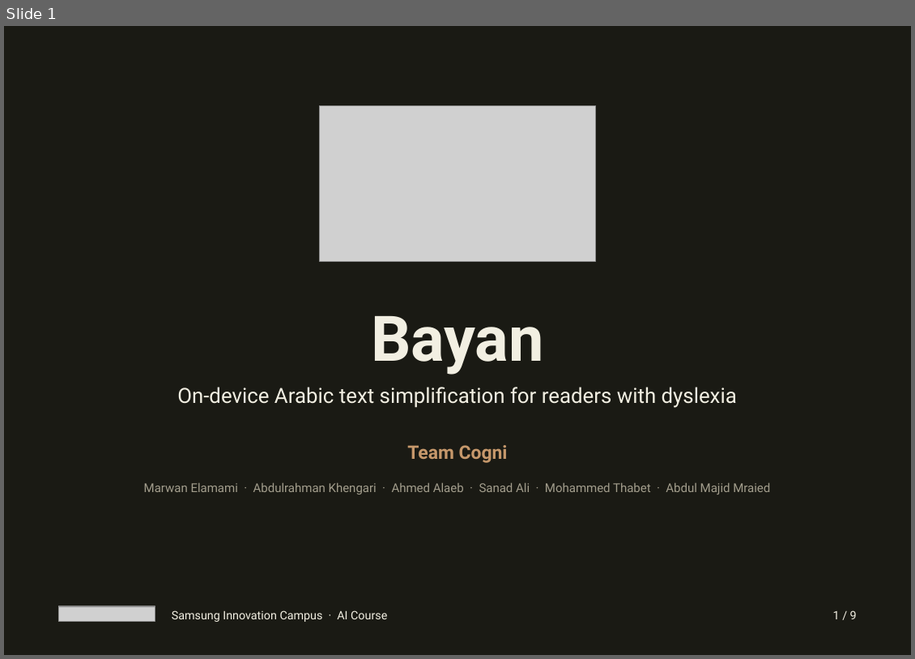
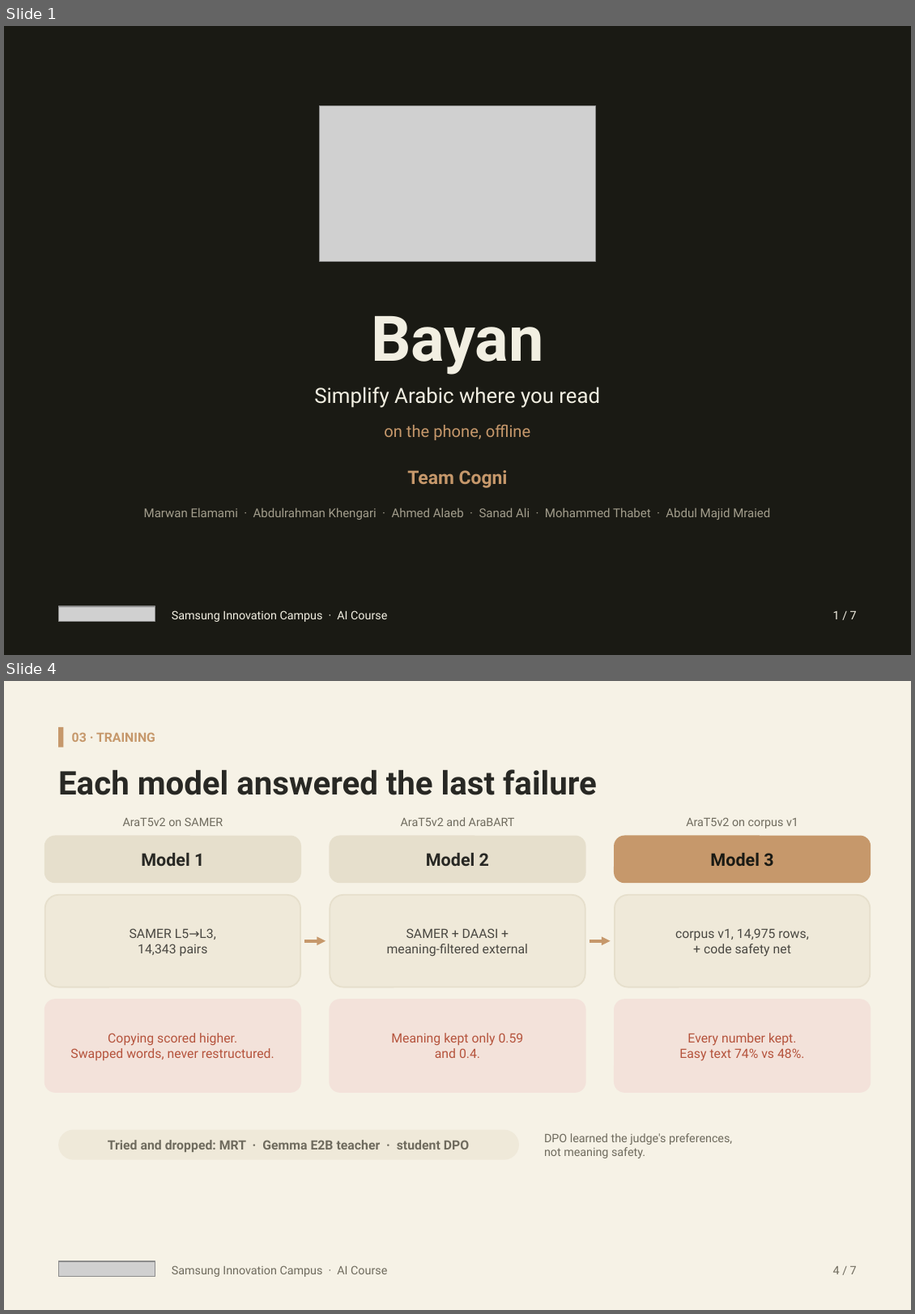
Before and after one commit to Cogni-Libya/Bayan, a slide deck: deliverables/04_presentation/Bayan_Submission.pptx. Shown one above the other, each under a label of ours: slide 1 before the commit, slides 1 and 4 after it; the slides between them are not shown. The pictures are 915x659 and 915x1314 pixels, drawn with LibreOffice and Linux fonts; fonts in the diff are those of the drawing; grey boxes stand for pictures. Boxes give left, top, right and bottom in pixels: in the first picture for what was removed or moved away, otherwise in the second. Text is boxed around its words. In the diff, an @@ line names an element or a change of style, - is before the commit and + after.

Commit message:
Submission deck rebuild + uv-scoped deck toolchain
Rebuild Bayan_Submission.pptx from facts.py-sourced numbers across seven
scenes aligned to the presenting beats, and make both decks regenerable
from scratch with a deliverable-local uv project (pyproject + lock).

```diff
--- a/deliverables/04_presentation/Bayan_Submission.pptx
+++ b/deliverables/04_presentation/Bayan_Submission.pptx
@@ slide 4 added at box(4, 681, 911, 1310), background #FFFFFF @@
@@ rectangle added at box(4, 681, 911, 1310), fill #F6F2E6 @@
@@ rectangle added at box(58, 727, 63, 747), fill #C6986B @@
@@ text added at box(72, 732, 155, 742), 11 pt, text #C6986B, bold @@
+03 · TRAINING
@@ text added at box(58, 769, 597, 795), 28 pt, text #282824, bold @@
+Each model answered the last failure
@@ text added at box(123, 817, 223, 826), 10 pt, text #6F6B5E @@
+AraT5v2 on SAMER
@@ text added at box(401, 817, 515, 826), 10 pt, text #6F6B5E @@
+AraT5v2 and AraBART
@@ text added at box(686, 817, 799, 828), 10 pt, text #6F6B5E @@
+AraT5v2 on corpus v1
@@ rounded rectangle added at box(45, 836, 300, 882), fill #E6DFCC, outline #E6DFCC 1.25 pt, 15 pt, text #282824, bold @@
+Model 1
@@ rounded rectangle added at box(330, 836, 586, 882), fill #E6DFCC, outline #E6DFCC 1.25 pt, 15 pt, text #282824, bold @@
+Model 2
@@ rounded rectangle added at box(615, 836, 870, 882), fill #C6986B, outline #C6986B 1.25 pt, 15 pt, text #1A1A14, bold @@
+Model 3
@@ rounded rectangle added at box(45, 895, 300, 986), fill #EFE9D9, outline #E6DFCC 1.25 pt @@
@@ rounded rectangle added at box(330, 895, 586, 986), fill #EFE9D9, outline #E6DFCC 1.25 pt @@
@@ rounded rectangle added at box(615, 895, 870, 986), fill #EFE9D9, outline #E6DFCC 1.25 pt @@
@@ text added at box(130, 928, 216, 956), 11 pt, text #4A4842 @@
+SAMER L5→L3,
+14,343 pairs
@@ arrow added from (305, 941) to (326, 941), #C6986B 2.5 pt @@
@@ text added at box(387, 928, 528, 956), 11 pt, text #4A4842 @@
+SAMER + DAASI +
+meaning-filtered external
@@ arrow added from (590, 941) to (611, 941), #C6986B 2.5 pt @@
@@ text added at box(675, 928, 808, 956), 11 pt, text #4A4842 @@
+corpus v1, 14,975 rows,
++ code safety net
@@ rounded rectangle added at box(45, 999, 300, 1092), fill #F3E2DA, outline #F3E2DA 1.25 pt @@
@@ rounded rectangle added at box(330, 999, 586, 1092), fill #F3E2DA, outline #F3E2DA 1.25 pt @@
@@ rounded rectangle added at box(615, 999, 870, 1092), fill #F3E2DA, outline #F3E2DA 1.25 pt @@
@@ text added at box(70, 1033, 275, 1060), 11 pt, text #B5533C @@
+Copying scored higher.
+Swapped words, never restructured.
@@ text added at box(391, 1033, 524, 1058), 11 pt, text #B5533C @@
+Meaning kept only 0.59
+and 0.4.
@@ text added at box(680, 1033, 805, 1061), 11 pt, text #B5533C @@
+Every number kept.
+Easy text 74% vs 48%.
@@ rounded rectangle added at box(58, 1129, 519, 1160), fill #EFE9D9, 11 pt, text #6F6B5E, bold @@
+Tried and dropped: MRT · Gemma E2B teacher · student DPO
@@ text added at box(544, 1133, 732, 1158), 10 pt, text #6F6B5E @@
+DPO learned the judge's preferences,
+not meaning safety.
@@ picture added at box(58, 1261, 155, 1276) @@
@@ text added at box(172, 1265, 387, 1276), 10 pt, text #6F6B5E @@
+Samsung Innovation Campus · AI Course
@@ text added at box(833, 1266, 857, 1274), 10 pt, text #6F6B5E @@
+4 / 7
@@ slide 1 changed as well @@
@@ text at box(314, 386, 600, 408): text changed @@
-On-device Arabic text simplification for readers with dyslexia
+Simplify Arabic where you read
@@ text added at box(384, 424, 530, 440), 14 pt, text #C6986B @@
+on the phone, offline
@@ text "Team Cogni": place and size @@
-text "Team Cogni" at box(407, 445, 508, 463)
+text "Team Cogni" at box(407, 470, 508, 488)
@@ text "Marwan Elamami · Abdulrahman Khengari ...": place and size @@
-text "Marwan Elamami · Abdulrahman Khengari ..." at box(144, 483, 770, 494)
+text "Marwan Elamami · Abdulrahman Khengari ..." at box(144, 508, 770, 519)
@@ text at box(833, 610, 857, 619): text changed @@
-1 / 9
+1 / 7
```
Also in this commit, not shown: 5 other slides added, 8 slides removed, 8 other files.
